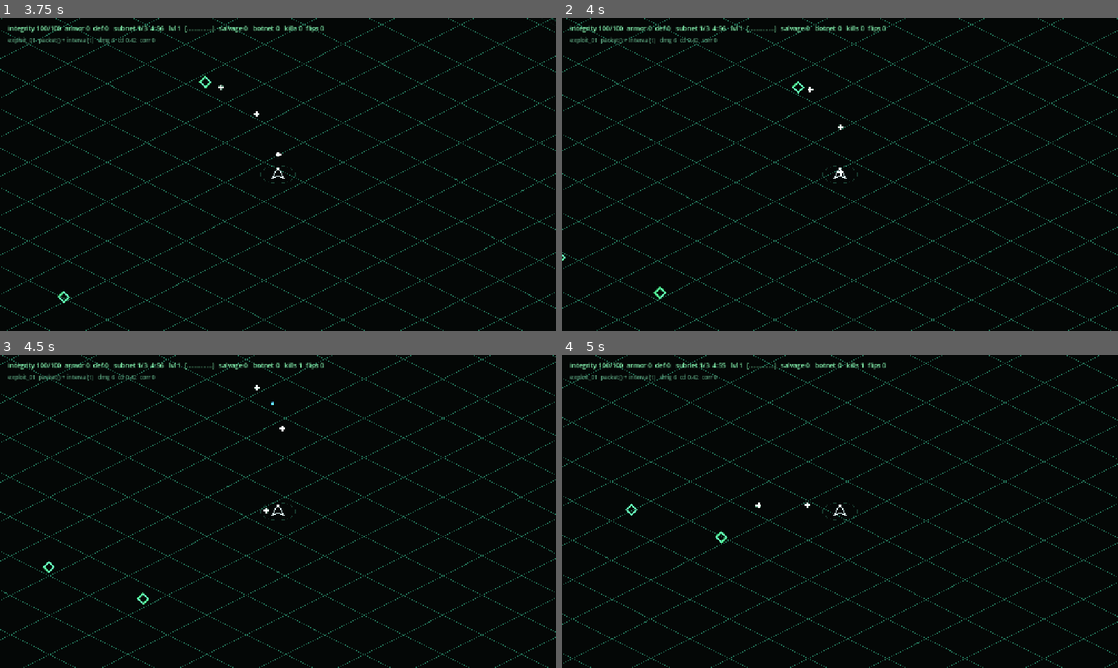
Above: before the commit, frames 1-4 (two rows, left to right).
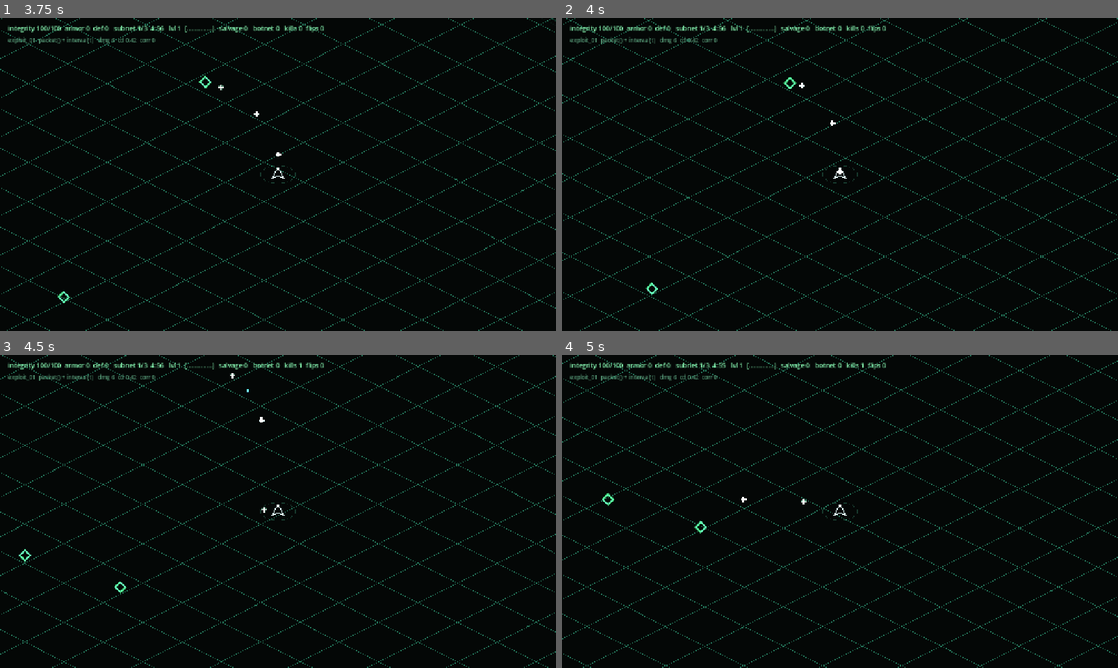
Above: after the commit, the same moments.

Repository: seanperkins/rootkit-game
Game: Godot game, scene res://scenes/main.tscn
Two runs of this game, one before a commit and one after it. Both use one fixed random seed, a clock stepped at 60 frames per second and the inputs below.
Inputs:
- Up to frame 1 (3.75 s): click "./intrude --subnet 01 [ENTER]" at 0.5 s; tap Enter at 1.25, 1.35, 3.6 s; hold W 1.28-2.78 s; tap Keypad Enter at 2.1 s; hold A from 2.78 s (still down); tap R at 2.85 s
- Up to frame 2 (4 s): keep holding A
- Up to frame 3 (4.5 s): release A at 4.28 s; hold S from 4.28 s (still down); tap Keypad Enter at 4.35 s
- Up to frame 4 (5 s): keep holding S

Frame 1 is identical in both runs. In frame 2, 3.0% of the frame differs, in the area x 0-100%, y 0-100%; in frame 3, 3.0%; in frame 4, 3.0%.

Commit message:
feat: player collides with terrain and slides along it

Diff:
--- a/scripts/run/run.gd
+++ b/scripts/run/run.gd
@@ -72,6 +72,7 @@
 var shards: Population
 var botnet: Population
 var grid: Grid
+var terrain: Terrain
 var queue: HitQueue
 var loadout: Loadout
 var director: SpawnDirector
@@ -184,6 +185,10 @@
 	botnet = Population.new(MAX_BOTNET)
 	queue = HitQueue.new(EVENT_BUDGET, MAX_ENEMIES)
 	director = SpawnDirector.new()
+	# Generated from the player's start, because the spawn-safe margin is
+	# measured from wherever they actually are.
+	terrain = Terrain.new(ARENA_ORIGIN, ARENA_SIZE)
+	terrain.generate(_rng.seed, subnet, player_pos)
 
 	_buf = PackedInt32Array(); _buf.resize(1024)
 	_counts = PackedInt32Array(); _counts.resize(4)
@@ -384,7 +389,8 @@
 		# right way round for a game where every dodge is judged on screen.
 		world_dir = from_iso(input.normalized())
 	if world_dir.length_squared() > 0.0:
-		player_pos += world_dir * _eff_clock_speed() * dt
+		player_pos = terrain.slide(player_pos,
+			world_dir * _eff_clock_speed() * dt)
 	player_pos = player_pos.clamp(ARENA_ORIGIN + Vector2(40, 40),
 		ARENA_ORIGIN + ARENA_SIZE - Vector2(40, 40))
 	if player_iframe > 0.0:
--- a/scripts/run/terrain.gd
+++ b/scripts/run/terrain.gd
@@ -207,3 +207,19 @@
 		if wrote:
 			rects.append([r, kind])
 			made += 1
+
+## Resolve a step per AXIS rather than all at once.
+##
+## Rejecting the whole step on any collision makes a wall sticky: running into
+## one diagonally stops you dead instead of sliding along it, which reads as the
+## controls failing rather than as terrain. Taking each axis on its own merit
+## costs one extra lookup and is the difference between the two.
+func slide(from: Vector2, delta: Vector2) -> Vector2:
+	var p := from
+	var try_x := Vector2(p.x + delta.x, p.y)
+	if not is_solid(try_x):
+		p = try_x
+	var try_y := Vector2(p.x, p.y + delta.y)
+	if not is_solid(try_y):
+		p = try_y
+	return p
--- a/tests/test_terrain.gd
+++ b/tests/test_terrain.gd
@@ -3,6 +3,22 @@
 ## The terrain layer: cell lookup, generation, connectivity, zones.
 
 var failures := 0
+var checks := 0
+var finished := {}
+
+## A runtime error inside a test function aborts THAT FUNCTION and nothing else:
+## GDScript prints the error, _initialize carries on, and a suite whose asserts
+## never ran reports PASS with exit code 0 — a silent green.
+##
+## So every case marks itself done on its LAST line, and the suite fails if any
+## mark is missing. Counting assertions would work too, but the count has to be
+## updated every time one is added and it goes stale silently; a name that never
+## arrives cannot go stale.
+const CASES := [
+	"cell_lookup", "density_scales_with_subnet", "generation_is_deterministic",
+	"every_open_cell_is_reachable", "the_playfield_never_collapses",
+	"the_start_is_clear", "zones_are_placed_in_the_open", "sliding_along_walls",
+]
 
 const ORIGIN := Vector2(-1600, -1000)
 const SIZE := Vector2(3200, 2000)
@@ -16,12 +32,18 @@
 	the_playfield_never_collapses()
 	the_start_is_clear()
 	zones_are_placed_in_the_open()
+	sliding_along_walls()
 	print("")
-	if failures == 0: print("  PASS — all cases")
+	for c in CASES:
+		if not finished.has(c):
+			print("  FAIL  case '%s' never finished — it aborted part way" % c)
+			failures += 1
+	if failures == 0: print("  PASS — all %d assertions" % checks)
 	else: print("  FAIL — %d assertion(s)" % failures)
 	quit(1 if failures > 0 else 0)
 
 func _check(label: String, got, want) -> void:
+	checks += 1
 	if got == want:
 		print("  ok    %s" % label)
 	else:
@@ -51,6 +73,7 @@
 	_check("the last cell is in range",
 		t.cell_index(ORIGIN + SIZE - Vector2(1, 1)), t.w * t.h - 1)
 
+	finished["cell_lookup"] = true
 func density_scales_with_subnet() -> void:
 	_check("subnet 1 is the base density", Terrain.density_for(1), Terrain.DENSITY_BASE)
 	_check("subnet 3 is two steps up", Terrain.density_for(3),
@@ -58,6 +81,7 @@
 	# Subnet 0 must not underflow into a negative density.
 	_check("subnet 0 clamps to the base", Terrain.density_for(0), Terrain.DENSITY_BASE)
 
+	finished["density_scales_with_subnet"] = true
 func generation_is_deterministic() -> void:
 	var a := _fresh(); a.generate(4242, 2, Vector2.ZERO)
 	var b := _fresh(); b.generate(4242, 2, Vector2.ZERO)
@@ -69,6 +93,7 @@
 
 ## The invariant the whole generator exists to protect. A sealed pocket is an
 ## unwinnable run: ICE, or the player, spawned inside one can never be reached.
+	finished["generation_is_deterministic"] = true
 func every_open_cell_is_reachable() -> void:
 	var bad := 0
 	for s in range(200):
@@ -78,6 +103,7 @@
 			bad += 1
 	_check("200 seeds, no unreachable open cell", bad, 0)
 
+	finished["every_open_cell_is_reachable"] = true
 func the_playfield_never_collapses() -> void:
 	var worst := 1.0
 	for s in range(200):
@@ -88,6 +114,7 @@
 	_check("the arena never shrinks to a closet",
 		worst >= Terrain.REACHABLE_FLOOR, true)
 
+	finished["the_playfield_never_collapses"] = true
 func the_start_is_clear() -> void:
 	var bad := 0
 	for s in range(100):
@@ -102,6 +129,7 @@
 				bad += 1
 	_check("the player never starts in or beside rock", bad, 0)
 
+	finished["the_start_is_clear"] = true
 func _solid_count(t: Terrain) -> int:
 	var n := 0
 	for i in t.solid.size():
@@ -149,9 +177,11 @@
 		if t2.zone[i] != 0:
 			kinds[int(t2.zone[i]) - 1] = true
 	_check("zones exist", kinds.size() > 0, true)
+	var all_valid := true
 	for k in kinds:
-		_check("zone kind %d is a real effect kind" % k,
-			k in [Terrain.Kind.HAZARD, Terrain.Kind.SLOW, Terrain.Kind.CORRUPTION], true)
+		if not (k in [Terrain.Kind.HAZARD, Terrain.Kind.SLOW, Terrain.Kind.CORRUPTION]):
+			all_valid = false
+	_check("every placed zone is a real effect kind", all_valid, true)
 	_check("WALL is never written into the zone layer",
 		kinds.has(Terrain.Kind.WALL), false)
 
@@ -159,3 +189,37 @@
 	var a := _fresh(); a.generate(77, 2, Vector2.ZERO)
 	var b := _fresh(); b.generate(77, 2, Vector2.ZERO)
 	_check("zones are deterministic", a.zone, b.zone)
+
+## A wall over world x,y in [0,128), so its open side is negative on both axes.
+	finished["zones_are_placed_in_the_open"] = true
+func _walled() -> Terrain:
+	var t := _fresh()
+	for y in range(4):
+		for x in range(4):
+			var c := t.cell_xy(Vector2(x * Terrain.CELL, y * Terrain.CELL))
+			t.solid[c.y * t.w + c.x] = 1
+	return t
+
+func sliding_along_walls() -> void:
+	var t := _walled()
+	var outside := Vector2(-20, 40)          # left of the wall, level with it
+
+	# Straight into the wall: blocked on x, and y was not requested, so nothing.
+	_check("a head-on step is refused", t.slide(outside, Vector2(30, 0)), outside)
+
+	# Diagonal into the wall: x is refused, y is free, so it SLIDES rather than
+	# stopping dead. This is the whole point of resolving per axis.
+	_check("a diagonal step keeps its free axis",
+		t.slide(outside, Vector2(30, 30)), outside + Vector2(0, 30))
+
+	_check("a free step is unchanged",
+		t.slide(Vector2(-400, -400), Vector2(10, 10)), Vector2(-390, -390))
+
+	# The end position is never inside rock, whatever is asked for.
+	var bad := 0
+	for k in 64:
+		var a := TAU * k / 64.0
+		if t.is_solid(t.slide(outside, Vector2(cos(a), sin(a)) * 90.0)):
+			bad += 1
+	_check("no slide ever ends inside a wall", bad, 0)
+	finished["sliding_along_walls"] = true
